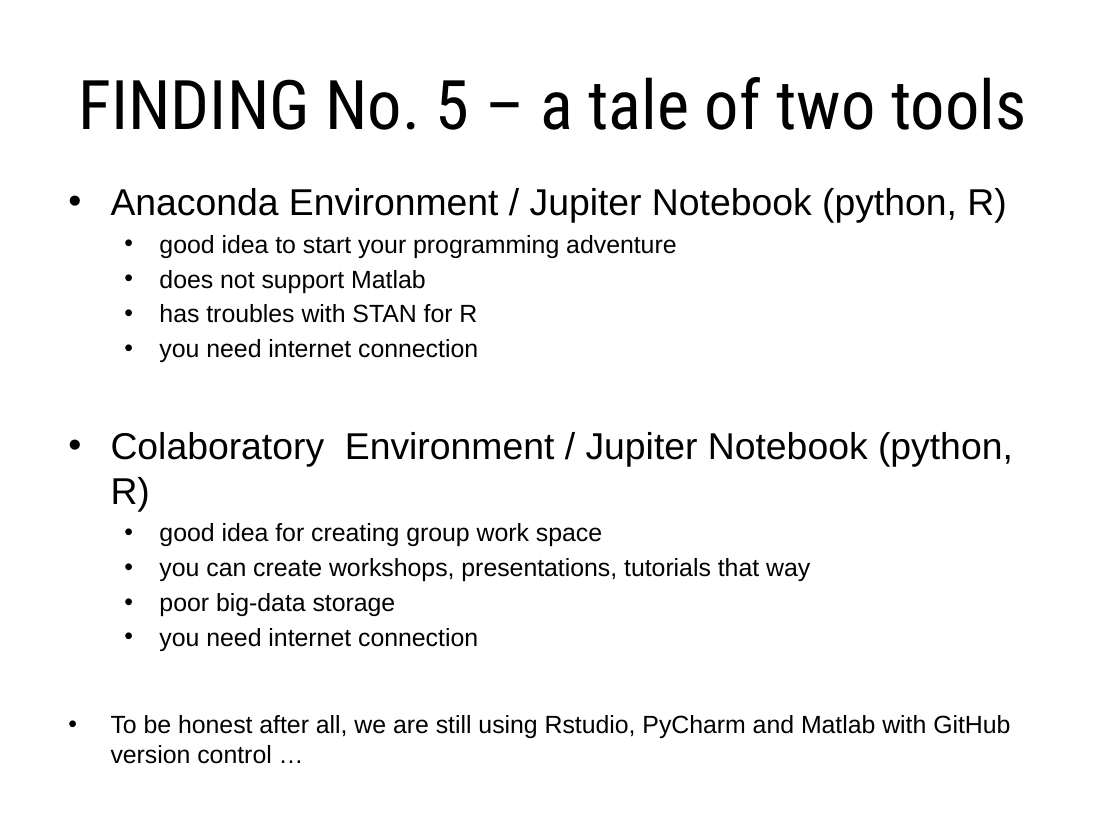
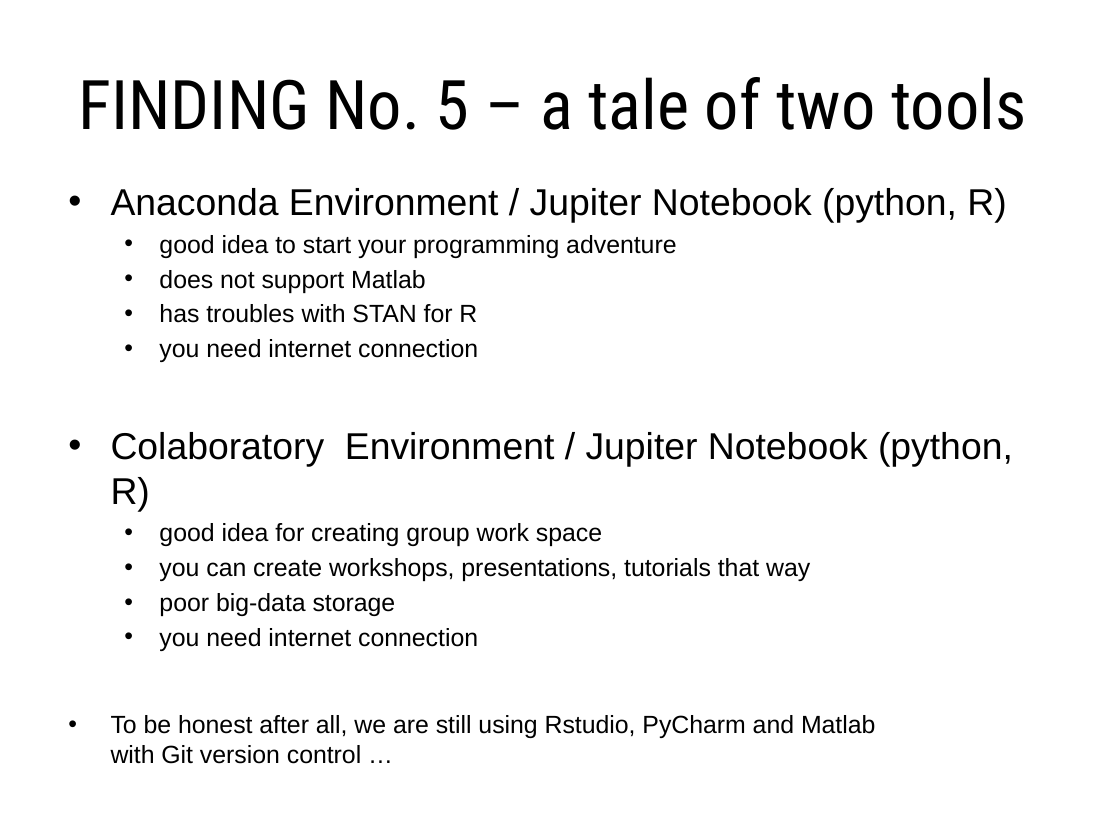
Before and after one commit to DominikaDrazyk/MLW_PROJECT_2019, a slide deck: slide 15 of KWIK_MLW_2019_SUMMER_SUMMARY.pptx. Drawn at 1120x840 pixels with LibreOffice and Linux fonts; fonts in the diff are those of the drawing. Boxes give left, top, right and bottom in pixels: in the first picture for what was removed or moved away, otherwise in the second. Text is boxed around its words. In the diff, an @@ line names an element or a change of style, - is before the commit and + after.

```diff
--- a/KWIK_MLW_2019_SUMMER_SUMMARY.pptx
+++ b/KWIK_MLW_2019_SUMMER_SUMMARY.pptx
@@ text at (x1=111, y1=715, x2=875, y2=764): text changed @@
-• To be honest after all, we are still using Rstudio, PyCharm and Matlab with GitHub version control …
+• To be honest after all, we are still using Rstudio, PyCharm and Matlab
+  with Git version control …
```
Also in this commit, not shown: 4 other slides changed.
